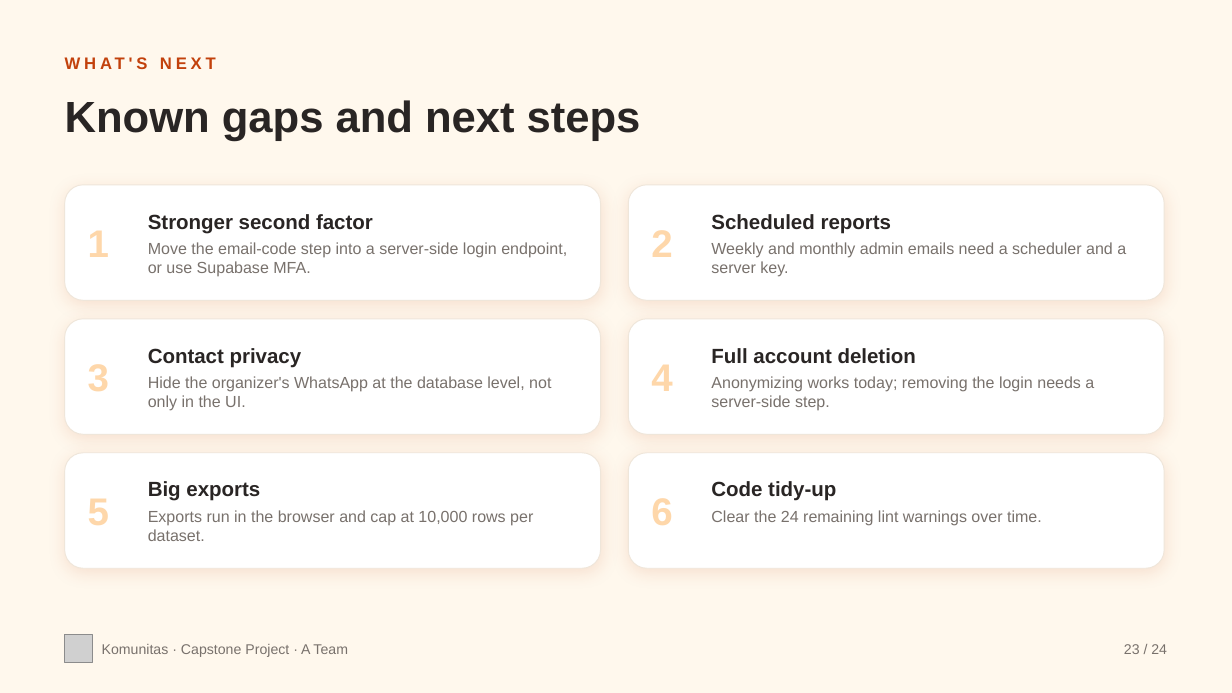
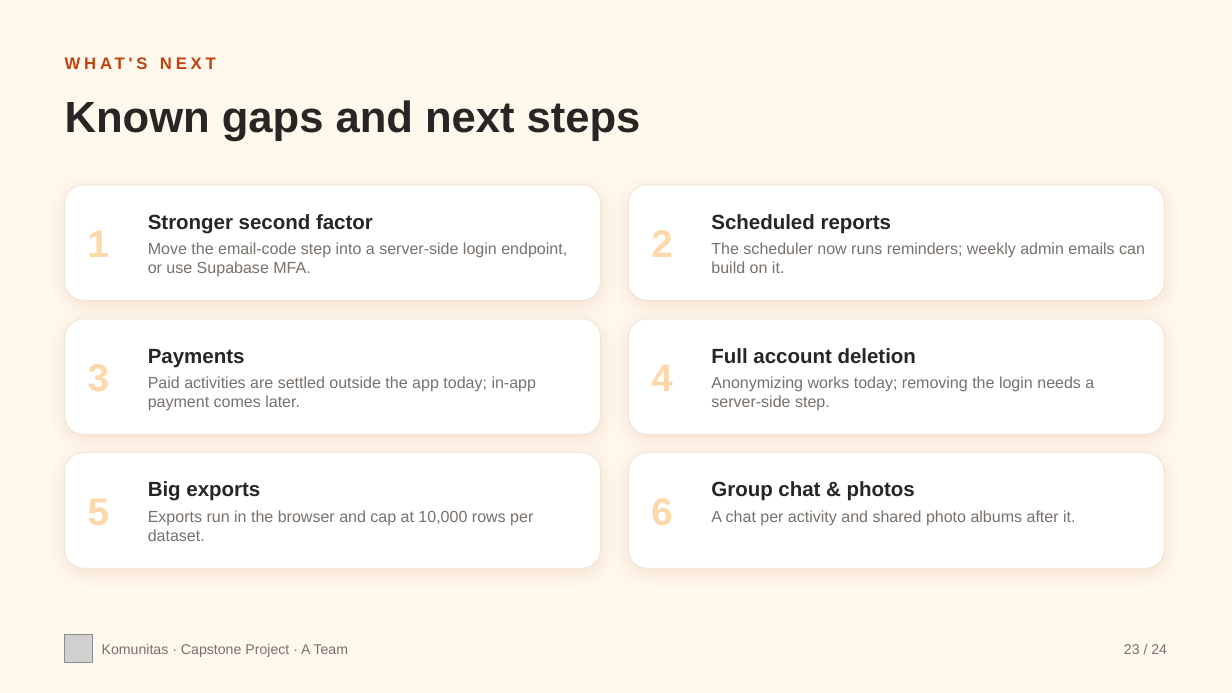
Before and after one commit to NebsPutra/Capstone-Dummy, a slide deck: slide 23 of flyer/komunitas-project-deck.pptx. Drawn at 1232x693 pixels with LibreOffice and Linux fonts; fonts in the diff are those of the drawing; grey boxes stand for pictures. Boxes give left, top, right and bottom in pixels: in the first picture for what was removed or moved away, otherwise in the second. Text is boxed around its words. In the diff, an @@ line names an element or a change of style, - is before the commit and + after.

```diff
--- a/flyer/komunitas-project-deck.pptx
+++ b/flyer/komunitas-project-deck.pptx
@@ text at (711, 242, 1145, 273): text changed @@
-Weekly and monthly admin emails need a scheduler and a server key.
+The scheduler now runs reminders; weekly admin emails can build on it.
@@ text at (148, 349, 245, 367): text changed @@
-Contact privacy
+Payments
@@ text at (148, 376, 537, 411): text changed @@
-Hide the organizer's WhatsApp at the database level, not only in the UI.
+Paid activities are settled outside the app today; in-app payment comes later.
@@ text at (711, 481, 915, 501): text changed @@
-Code tidy-up
+Group chat & photos
@@ text at (711, 510, 1075, 526): text changed @@
-Clear the 24 remaining lint warnings over time.
+A chat per activity and shared photo albums after it.
```
Also in this commit, not shown: 6 other slides changed, 3 other files.
